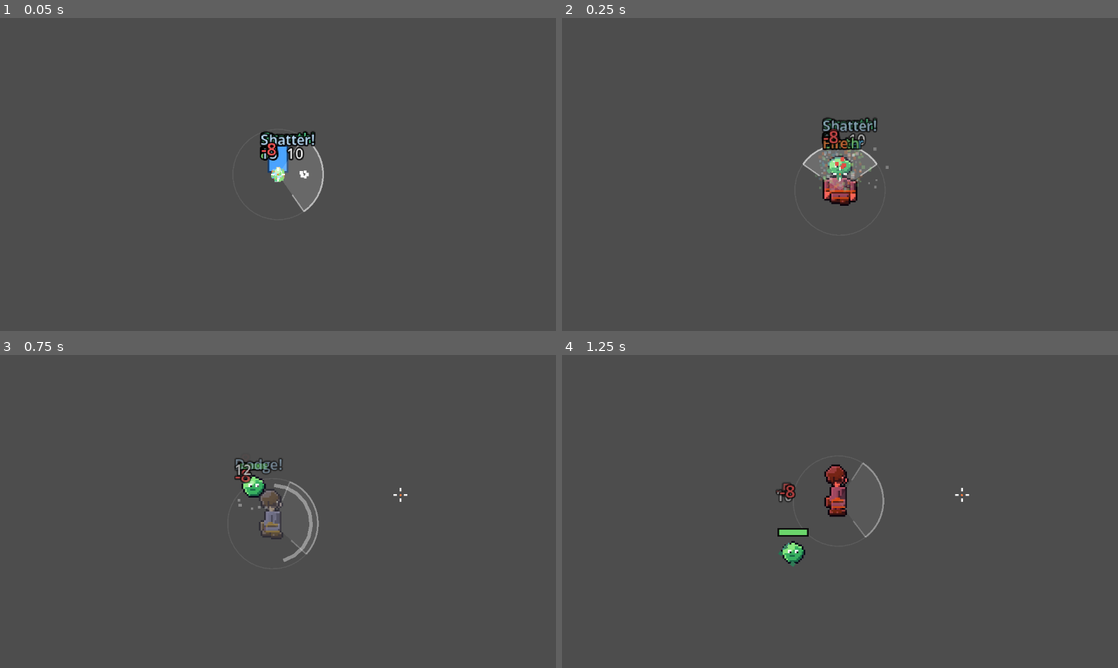
Above: before the commit, frames 1-4 (two rows, left to right).
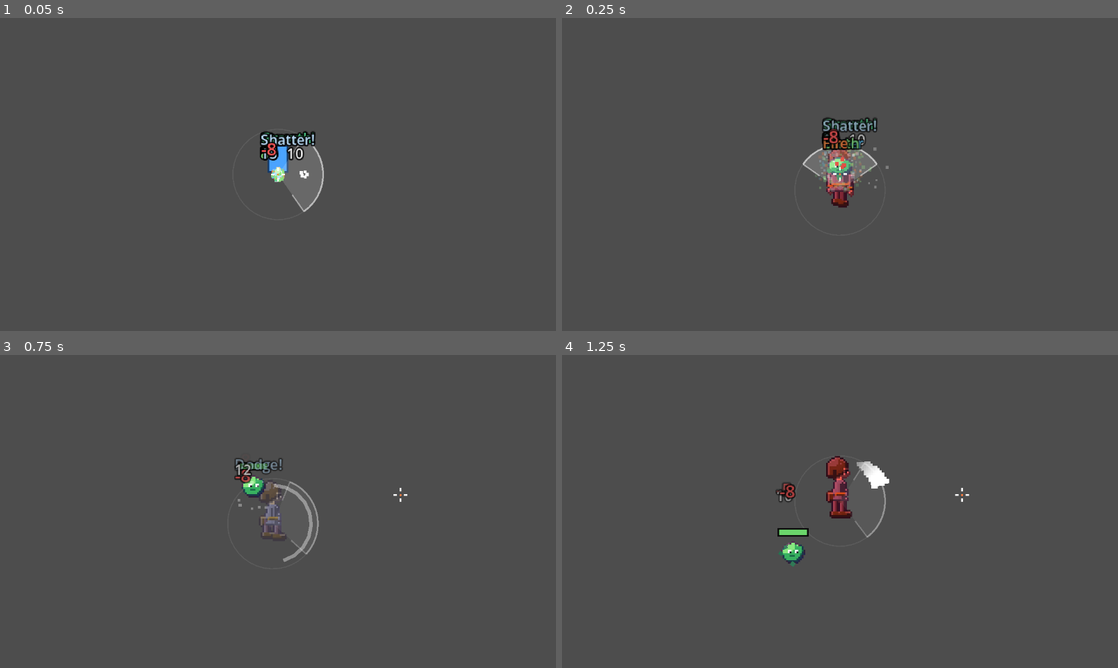
Above: after the commit, the same moments.

Repository: nzjealousy/Elementalist
Game: Godot game, scene res://tests/combo_selftest.tscn
Same seed, same stepped clock (60 frames per second), same inputs: the game is played once before the commit and once after it. This scene is started directly instead of the project's main scene.
Inputs (mouse positions are in pixels of both pictures, inside the frame that each line leads up to):
- Up to frame 1 (0.05 s): no input
- Up to frame 2 (0.25 s): no input
- Up to frame 3 (0.75 s): tap Enter (ui_accept) at 0.5 s; move the mouse to (400, 495) at 0.52 s; hold D (move_right) from 0.53 s (still down); hold Right mouse button (attack_basic) from 0.53 s (still down); click (400, 495) at 0.67 s
- Up to frame 4 (1.25 s): keep holding D (move_right); keep holding Right mouse button (attack_basic); tap Enter (ui_accept) at 0.77, 1.07 s

Frame 1 is identical in both runs. In frame 2, 0.6% of the frame differs, in the area x 46-54%, y 42-61%; in frame 3, 0.5%; in frame 4, 1.2%, in the area x 39-73%, y 32-67%.

Commit message:
Soft character style, equipment icons, portals, faster attacks, Elements tab fix
- heroes redrawn on a natural-proportion rig (24x38) with a selective outline; 26 painted 16x16 gear icons (gen_items.py) shown in the equipment screen and on the floor
- monsters get rounded volume and soft outlines (restyle.pillow / volumize); art gate, tests and docs updated
- the camp gate is an animated rune portal and opened room exits are portal pads (gen_portal.py), replacing the green-barred square
- the Elements tab rows no longer collapse into one letter per line
- primary element bolts, knife throw and slash fire about 30% faster (costs trimmed so mana and stamina still last)
- 1112 self-tests, the art gate and the network test pass

Co-Authored-By: Claude Sonnet 5.5 <noreply@anthropic.com>

Diff:
--- a/elementalist/data/hero_looks.json
+++ b/elementalist/data/hero_looks.json
@@ -5,7 +5,7 @@
 		"highlight_color": [224, 216, 255], "highlight_mix": 0.4,
 		"light_mul": 1.1,
 		"dark_mul": 0.7, "shadow_color": [24, 16, 64], "shadow_mix": 0.38,
-		"outline_mul": 0.34, "outline_add": [20, 8, 36]
+		"outline_mul": 0.3, "outline_add": [14, 8, 44]
 	},
 	"skin_tones": ["f6d2b0", "e8b98e", "c98f66", "9a6642", "6e4630"],
 	"hair_colors": ["3a2a20", "6b4a2a", "a8743a", "d8b060", "c8c8d0", "b03a3a", "2a2a40", "4a7a4a"],
--- a/elementalist/scripts/character/hero_composer.gd
+++ b/elementalist/scripts/character/hero_composer.gd
@@ -3,8 +3,8 @@
 ## Paints a HeroLook into pictures. The part pictures (assets/sprites/hero/<part>_<variant>_<facing>.png, made by
 ## tools/art/gen_heroes.py) store a REGION and a SHADE per pixel instead of a colour; here the regions
 ## are stacked, an outline is traced around the whole figure and every pixel is coloured from the
-## look's palette through a ramp (pale highlights, cold shadows, a rim of moonlight on the upper-left edge and one ink
-## outline round the figure), so one set of shapes serves every class, subclass and piece of gear.
+## look's palette through a ramp (pale highlights, cold shadows, a rim of moonlight on the upper-left edge and a selective
+## outline: a deep violet-leaning shade of the colour it surrounds), so one set of shapes serves every class, subclass and piece of gear.
 ##
 ## compose(look) -> {"down": [Texture2D x4], "up": [...], "side": [...]}, cached by look. register(look) also
 ## puts the frames in AssetDB as "hero:<n>:<facing>" so sprites can play them with SpriteAnim.
@@ -14,7 +14,6 @@
 const REGION_KEYS := {1: "skin", 2: "hair", 3: "outfit", 4: "trim", 5: "pants", 6: "boots", 7: "head", 8: "headtrim",
 	9: "cape", 10: "accent", 11: "metal", 12: "wood", 13: "gem"}
 const EYE_COLOR := Color(0.118, 0.086, 0.173)
-const OUTLINE := Color("0a0618")   # Moonlit Glyphwork: one ink line round the whole figure
 const RIM := Color("d8d0ff")       # moonlight on the lit (upper left) edge
 const RIM_MIX := 0.4
 const WHITE_COLOR := Color(0.988, 0.973, 0.941)
@@ -114,7 +113,8 @@
 				var nx: int = x + step.x
 				var ny: int = y + step.y
 				if nx >= 0 and ny >= 0 and nx < width and ny < height and image.get_pixel(nx, ny).a > 0.0:
-					image.set_pixel(x, y, OUTLINE)
+					var neighbour := image.get_pixel(nx, ny)
+					image.set_pixel(x, y, Color(neighbour.r * 0.3 + 14.0 / 255.0, neighbour.g * 0.3 + 8.0 / 255.0, neighbour.b * 0.3 + 44.0 / 255.0))
 					break
 	var texture := ImageTexture.create_from_image(image)
 	_composed[key] = texture
@@ -189,7 +189,7 @@
 				continue
 			if (x == 0 or region[y * w + x - 1] == 0) or (y == 0 or region[(y - 1) * w + x] == 0):
 				image.set_pixel(x, y, image.get_pixel(x, y).lerp(RIM, RIM_MIX))
-	for y in h:  # the outline: empty cells next to the figure become ink
+	for y in h:  # the outline: empty cells next to the figure take a deep, violet-leaning shade of its colour (selective outline)
 		for x in w:
 			if region[y * w + x] != 0:
 				continue
@@ -197,7 +197,7 @@
 				var nx: int = x + step.x
 				var ny: int = y + step.y
 				if nx >= 0 and ny >= 0 and nx < w and ny < h and region[ny * w + nx] != 0:
-					image.set_pixel(x, y, OUTLINE)
+					image.set_pixel(x, y, _color_of(region[ny * w + nx], 0, palette))
 					break
 	return image
 
--- a/elementalist/scripts/character/hero_look.gd
+++ b/elementalist/scripts/character/hero_look.gd
@@ -107,6 +107,9 @@
 	var d := data()
 	var slot := String(Items.BASES[item["base"]]["slot"])
 	var base := String(item["base"])
+	var painted := "res://assets/sprites/item_%s.png" % base   # a drawn icon (tools/art/gen_items.py) wins over a crop of the hero part
+	if ResourceLoader.exists(painted):
+		return load(painted)
 	var palette: Dictionary = d["classes"]["wanderer"]["palette"].duplicate()
 	palette["skin"] = String(d["skin_tones"][0])
 	palette["hair"] = String(d["hair_colors"][1])
--- a/elementalist/scripts/core/asset_db.gd
+++ b/elementalist/scripts/core/asset_db.gd
@@ -31,7 +31,8 @@
 	"boss_slime_king": [Color("4fbf4f"), Color("1d5a1d"), Vector2i(32, 26)],
 	"boss_colossus": [Color("a1a6b4"), Color("3a3e4a"), Vector2i(30, 32)],
 	"door_locked": [Color("8a2e2e"), Color("2f0f0f"), Vector2i(16, 16)],
-	"door_open": [Color("15171c"), Color("7fe88a"), Vector2i(16, 16)],
+	"door_open": [Color("15171c"), Color("9cf0d8"), Vector2i(16, 16)],
+	"portal_gate": [Color("1e6a78"), Color("0a0618"), Vector2i(34, 44)],
 	"door_sealed": [Color("4a4036"), Color("1f1a14"), Vector2i(16, 16)],
 	"proj_enemy": [Color("ffffff"), Color("202028"), Vector2i(5, 5)],  # tinted by the shooter
 	"chest": [Color("a8742c"), Color("3b2610"), Vector2i(14, 12)],
--- a/elementalist/scripts/core/skill_db.gd
+++ b/elementalist/scripts/core/skill_db.gd
@@ -20,7 +20,7 @@
 const DEFS := {
 	"fireball": {
 		"name": "Fireball", "element": "fire", "kind": "projectile",
-		"damage": 18.0, "mana": 9.0, "cooldown": 0.55, "speed": 135.0, "range": 190.0,
+		"damage": 18.0, "mana": 8.0, "cooldown": 0.38, "speed": 135.0, "range": 190.0,
 		"splash": 22.0,
 		"apply": {"kind": "dot", "time": 2.5, "power": 3.0},
 	},
@@ -32,7 +32,7 @@
 	},
 	"water_jet": {
 		"name": "Water Jet", "element": "water", "kind": "projectile",
-		"damage": 8.0, "mana": 4.0, "cooldown": 0.2, "speed": 215.0, "range": 235.0,
+		"damage": 8.0, "mana": 4.0, "cooldown": 0.14, "speed": 215.0, "range": 235.0,
 		"apply": {"kind": "slow", "time": 2.0, "power": 0.5},
 		"scales": {"speed": "agility"},
 	},
@@ -45,7 +45,7 @@
 	},
 	"gust": {
 		"name": "Gust", "element": "air", "kind": "projectile",
-		"damage": 7.0, "mana": 4.0, "cooldown": 0.25, "speed": 330.0, "range": 270.0,
+		"damage": 7.0, "mana": 4.0, "cooldown": 0.18, "speed": 330.0, "range": 270.0,
 		"apply": {"kind": "slow", "time": 1.0, "power": 0.3}, "knockback": 120.0,
 		"pierce": 2,
 		"scales": {"speed": "agility"},
@@ -58,7 +58,7 @@
 	},
 	"shard_shot": {
 		"name": "Shard Shot", "element": "mineral", "kind": "projectile",
-		"damage": 28.0, "mana": 13.0, "cooldown": 0.85, "speed": 105.0, "range": 150.0,
+		"damage": 28.0, "mana": 12.0, "cooldown": 0.6, "speed": 105.0, "range": 150.0,
 		"knockback": 70.0,
 		"apply": {},
 	},
@@ -70,7 +70,7 @@
 	},
 	"thorn_shot": {
 		"name": "Thorn Shot", "element": "earth", "kind": "projectile",
-		"damage": 6.0, "mana": 8.0, "cooldown": 0.5, "speed": 170.0, "range": 210.0,
+		"damage": 6.0, "mana": 7.0, "cooldown": 0.35, "speed": 170.0, "range": 210.0,
 		"spread_count": 3, "spread_deg": 16.0,
 		"apply": {},
 		"scales": {"cooldown": "agility"},
@@ -122,7 +122,7 @@
 	# light and dark (rare elements). Light blinds and heals; dark drains and curses.
 	"light_lance": {
 		"name": "Light Lance", "element": "light", "kind": "projectile",
-		"damage": 12.0, "mana": 6.0, "cooldown": 0.35, "speed": 390.0, "range": 280.0,
+		"damage": 12.0, "mana": 5.0, "cooldown": 0.25, "speed": 390.0, "range": 280.0,
 		"pierce": 1,
 		"apply": {"kind": "weaken", "time": 2.0, "power": 0.2},
 		"scales": {"speed": "agility"},
@@ -146,7 +146,7 @@
 	},
 	"shadow_bolt": {
 		"name": "Shadow Bolt", "element": "dark", "kind": "projectile",
-		"damage": 13.0, "mana": 9.0, "cooldown": 0.45, "speed": 125.0, "range": 230.0,
+		"damage": 13.0, "mana": 8.0, "cooldown": 0.32, "speed": 125.0, "range": 230.0,
 		"homing": 2.4, "lifesteal": 0.25,
 		"apply": {"kind": "dot", "time": 2.0, "power": 3.0},
 		"scales": {"cooldown": "intellect"},
@@ -206,7 +206,7 @@
 	# martial (no element): learned by non-elementalists, paid for with stamina
 	"knife_throw": {
 		"name": "Knife Throw", "element": "", "kind": "projectile",
-		"damage": 12.0, "stamina": 10.0, "cooldown": 0.35, "speed": 230.0, "range": 170.0,
+		"damage": 12.0, "stamina": 9.0, "cooldown": 0.24, "speed": 230.0, "range": 170.0,
 		"apply": {},
 		"scales": {"speed": "agility"},
 	},
@@ -232,7 +232,7 @@
 ## Physical attack (RMB). Costs stamina, not mana, and never touches an enemy's aura.
 ## Deals bonus damage to rooted or stunned enemies so combos set up a payoff.
 const MELEE := {
-	"name": "Slash", "damage": 10.0, "stamina": 18.0, "cooldown": 0.35,
+	"name": "Slash", "damage": 10.0, "stamina": 15.0, "cooldown": 0.26,
 	"range": 26.0, "arc_deg": 110.0, "knockback": 90.0,
 }
 
--- a/elementalist/scripts/ui/character_sheet.gd
+++ b/elementalist/scripts/ui/character_sheet.gd
@@ -366,18 +366,24 @@
 			col.add_child(_element_row(element, _label("%s  not attuned   (governed by %s)" % [String(element).capitalize(), governing.capitalize()], Color(color, 0.4)), false))
 
 
-## A row for an element: its rune (dim while not attuned) and the label.
+## A row for an element: its rune (dim while not attuned) and the label. The rune keeps its 18 px square and the label
+## takes the rest of the row (a wrapping label with no width would fold into one letter per line).
 func _element_row(element: String, label: Label, attuned: bool) -> Control:
 	var row := HBoxContainer.new()
 	row.add_theme_constant_override("separation", 4)
 	var rune := TextureRect.new()
 	rune.texture = UiTheme.rune(element, "s")
 	rune.texture_filter = CanvasItem.TEXTURE_FILTER_NEAREST
+	rune.expand_mode = TextureRect.EXPAND_IGNORE_SIZE
+	rune.stretch_mode = TextureRect.STRETCH_KEEP_ASPECT_CENTERED
 	rune.custom_minimum_size = Vector2(18, 18)
+	rune.size_flags_vertical = Control.SIZE_SHRINK_CENTER
 	rune.modulate = Color.WHITE if attuned else Color(1, 1, 1, 0.35)
 	rune.mouse_filter = Control.MOUSE_FILTER_IGNORE
 	row.add_child(rune)
+	label.size_flags_horizontal = Control.SIZE_EXPAND_FILL
 	label.size_flags_vertical = Control.SIZE_SHRINK_CENTER
+	label.custom_minimum_size = Vector2(CONTENT_WIDTH - 24.0, 0)
 	row.add_child(label)
 	return row
 
--- a/elementalist/scripts/world/camp_gate.gd
+++ b/elementalist/scripts/world/camp_gate.gd
@@ -4,9 +4,15 @@
 
 
 func _init() -> void:
-	sprite_id = "door_open"
+	sprite_id = "portal_gate"
 	prompt = "G: the dungeons"
 	radius = 30.0
+
+
+## The gate is a standing portal: its swirl turns (portal_gate_strip.png, tools/art/gen_portal.py).
+func _ready() -> void:
+	super._ready()
+	SpriteAnim.attach(sprite, sprite_id, 8.0, self)
 
 
 func interact() -> void:
--- a/elementalist/scripts/world/door.gd
+++ b/elementalist/scripts/world/door.gd
@@ -45,7 +45,8 @@
 	_shape.set_deferred("disabled", true)
 	for sprite in _sprites:
 		sprite.texture = AssetDB.get_texture("door_open")
-	SkillFx.ring(get_parent(), global_position, 16.0, Color("7fe88a"), 0.5, 1.5)
+		SpriteAnim.attach(sprite, "door_open", 8.0, self)   # an open doorway is a row of turning portal pads
+	SkillFx.ring(get_parent(), global_position, 16.0, Color("9cf0d8"), 0.5, 1.5)
 	Sfx.play("door_open", &"SFX", -4.0)
 
 
--- a/elementalist/scripts/world/pickup.gd
+++ b/elementalist/scripts/world/pickup.gd
@@ -37,8 +37,13 @@
 			_sprite.texture = AssetDB.get_texture("pickup_material")
 			_sprite.modulate = Items.MATERIALS[drop["id"]]["color"]
 		"item":
-			_sprite.texture = AssetDB.get_texture("pickup_item")
-			_sprite.modulate = Items.rarity_color(drop["item"])
+			var painted := "item_%s" % String(drop["item"].get("base", ""))
+			if AssetDB.has_art(painted):   # gear lies on the floor as its own icon, on a glow of its rarity colour
+				_sprite.texture = AssetDB.get_texture(painted)
+				add_child(SkillFx.glow_sprite(Color(Items.rarity_color(drop["item"]), 0.55), 0.9))
+			else:
+				_sprite.texture = AssetDB.get_texture("pickup_item")
+				_sprite.modulate = Items.rarity_color(drop["item"])
 	add_child(_sprite)
 	z_index = 5
 
--- a/elementalist/tests/combo_selftest.gd
+++ b/elementalist/tests/combo_selftest.gd
@@ -406,7 +406,7 @@
 	var mana_before: float = caster.mana
 	_check("martial set is the only selectable set", caster.elements == ["martial"])
 	_check("a martial skill casts", caster.try_cast("knife_throw"))
-	_check("martial skills spend stamina, not mana", is_equal_approx(stamina_before - player.stamina, 10.0) and caster.mana >= mana_before)
+	_check("martial skills spend stamina, not mana", is_equal_approx(stamina_before - player.stamina, 9.0) and caster.mana >= mana_before)
 	player.stamina = 5.0
 	caster.cooldowns.clear()
 	_check("martial skills need enough stamina", not caster.try_cast("knife_throw"))
@@ -507,7 +507,7 @@
 	_check("martial skills have no element potency", is_equal_approx(c.potency_mult(""), 1.0))
 	_check("area radius scales with its attribute", is_equal_approx(c.skill_scale("flame_burst", "radius"), 1.3))
 	_check("skills that do not scale a property are unchanged", is_equal_approx(c.skill_scale("fireball", "radius"), 1.0))
-	_check("Agility shortens thorn shot cooldown", is_equal_approx(c.skill_cooldown("thorn_shot"), 0.5 * 0.8))
+	_check("Agility shortens thorn shot cooldown", is_equal_approx(c.skill_cooldown("thorn_shot"), 0.35 * 0.8))
 	_check("projectile speed scales with Agility", is_equal_approx(c.skill_scale("water_jet", "speed"), 1.3))
 	var data_ok := true
 	for id in SkillDB.DEFS:
@@ -4651,31 +4651,43 @@
 			strips_ok = strips_ok and strip != null and strip.get_size() == Vector2(size.x * HeroComposer.FRAME_COUNT, size.y)
 	_check("the hero part strips are 4 frames of 24 x 38", strips_ok)
 
-	# every part of every kind, in every facing and frame, stays off the frame's edge cells (only the ink outline may reach
-	# them, so nothing is clipped) and is inked
+	# every part of every kind, in every facing and frame, stays off the edge cells of its 24 x 38 frame (the outline needs them,
+	# and a part that touches them is clipped)
 	var edge_hits: Array[String] = []
-	var inked_all := true
 	for key in HERO_PART_KEYS:
+		var names: Array = []
 		for variant in HERO_PART_KEYS[key]:
-			var look := HeroLook.for_class("wanderer", "", 0, 1)
-			look["parts"][key] = variant
-			if key != "weapon":
-				look["parts"]["weapon"] = "sword"
-			var frames: Dictionary = HeroComposer.compose(look)
+			names.append("%s_%s" % [key, variant])
+		if key == "outfit":
+			names.append("base_body")
+		for part_name in names:
 			for facing in HeroComposer.FACINGS:
+				var strip := (load("res://assets/sprites/hero/%s_%s.png" % [part_name, facing]) as Texture2D).get_image()
 				for frame in HeroComposer.FRAME_COUNT:
-					var image := (frames[facing][frame] as Texture2D).get_image()
-					var inked := false
-					for y in image.get_height():
-						for x in image.get_width():
-							var px := image.get_pixel(x, y)
-							if px.is_equal_approx(HeroComposer.OUTLINE):
-								inked = true
-							if px.a > 0.0 and not px.is_equal_approx(HeroComposer.OUTLINE) and (x == 0 or y == 0 or x == image.get_width() - 1 or y == image.get_height() - 1):
-								edge_hits.append("%s_%s %s f%d" % [key, variant, facing, frame])
-					inked_all = inked_all and inked
+					for y in size.y:
+						for x in size.x:
+							if strip.get_pixel(frame * size.x + x, y).a > 0.0 and (x == 0 or y == 0 or x == size.x - 1 or y == size.y - 1):
+								edge_hits.append("%s %s f%d" % [part_name, facing, frame])
 	_check("no hero part is clipped by its frame (%s)" % ", ".join(edge_hits.slice(0, 4)), edge_hits.is_empty())
-	_check("every hero is drawn with the one ink outline", inked_all)
+	var outlined := true
+	for class_id in Classes.playable():
+		for facing in HeroComposer.FACINGS:
+			var image := (HeroComposer.compose(HeroLook.for_class(class_id))[facing][0] as Texture2D).get_image()
+			var darkest := 1.0
+			for y in image.get_height():
+				for x in image.get_width():
+					if image.get_pixel(x, y).a > 0.0:
+						darkest = minf(darkest, image.get_pixel(x, y).get_luminance())
+			outlined = outlined and darkest < 0.2
+	_check("every hero is drawn with a dark outline", outlined)
+	var icons_ok := true
+	for base in Items.BASES:
+		var icon_path := "res://assets/sprites/item_%s.png" % base
+		var icon := load(icon_path) as Texture2D if ResourceLoader.exists(icon_path) else null
+		icons_ok = icons_ok and icon != null and icon.get_size() == Vector2(16, 16)
+		if icon != null:
+			icons_ok = icons_ok and HeroLook.slot_icon({"base": base, "rarity": "common"}) == icon
+	_check("every piece of gear has its own 16 x 16 icon and the equipment screen shows it", icons_ok)
 	var palette_ok := true
 	for class_id in Classes.playable():
 		var picture := (HeroComposer.compose(HeroLook.for_class(class_id))["down"][0] as Texture2D).get_image()
Binary file changed: elementalist/assets/sprites/altar.png
Binary file changed: elementalist/assets/sprites/board.png
Binary file changed: elementalist/assets/sprites/boss_colossus.png
Binary file changed: elementalist/assets/sprites/boss_colossus_strip.png
Binary file changed: elementalist/assets/sprites/boss_lich.png
Binary file changed: elementalist/assets/sprites/boss_lich_strip.png
Binary file changed: elementalist/assets/sprites/boss_matriarch.png
Binary file changed: elementalist/assets/sprites/boss_matriarch_strip.png
Binary file changed: elementalist/assets/sprites/boss_slime_king.png
Binary file changed: elementalist/assets/sprites/boss_slime_king_strip.png
Binary file changed: elementalist/assets/sprites/boss_sovereign.png
Binary file changed: elementalist/assets/sprites/boss_sovereign_strip.png
(and 210 more such lines)
